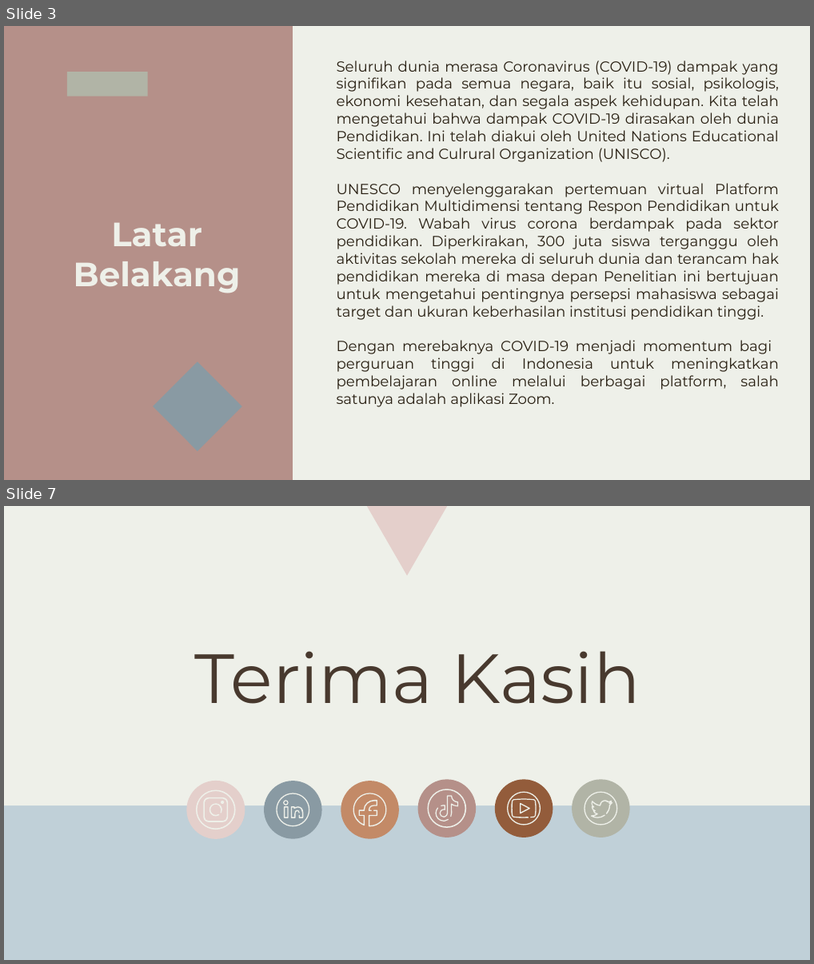
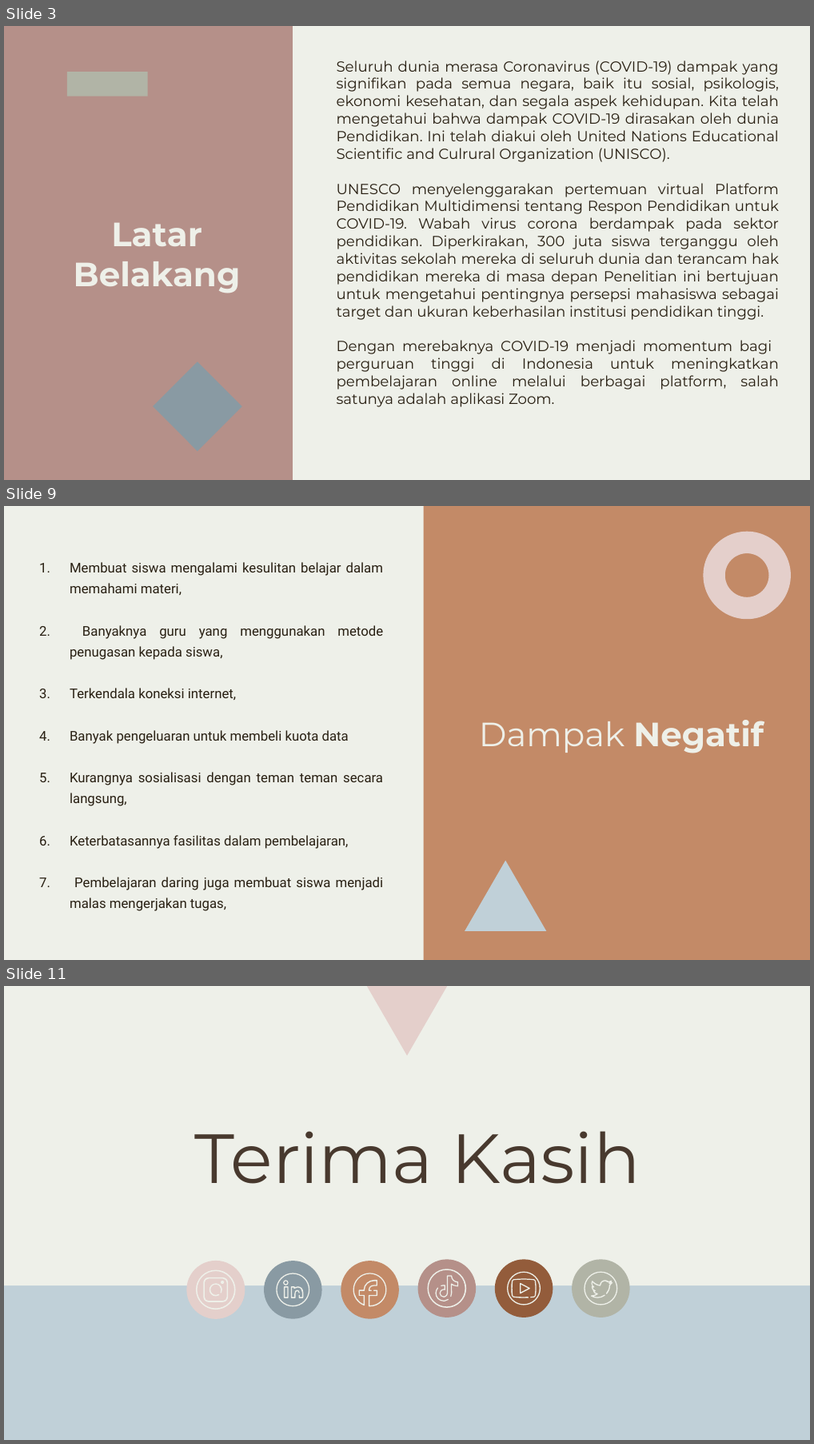
Before and after one commit to Malja321999/-Tugas-1-Kelompok-3-Komputer-masyarakat, a slide deck: [Tugas 3] KELOMPOK 3-Faktor Pertemuan Cloud Zoom Adopsi Teknologi di Pandemi COVID-19.pptx. Shown one above the other, each under a label of ours: slides 3 and 7 before the commit, slides 3, 9 and 11 after it; the slides between them are not shown. The pictures are 814x964 and 814x1444 pixels, drawn with LibreOffice and Linux fonts; fonts in the diff are those of the drawing. Boxes give left, top, right and bottom in pixels: in the first picture for what was removed or moved away, otherwise in the second. Text is boxed around its words. In the diff, an @@ line names an element or a change of style, - is before the commit and + after.

```diff
--- a/[Tugas 3] KELOMPOK 3-Faktor Pertemuan Cloud Zoom Adopsi Teknologi di Pandemi COVID-19.pptx
+++ b/[Tugas 3] KELOMPOK 3-Faktor Pertemuan Cloud Zoom Adopsi Teknologi di Pandemi COVID-19.pptx
@@ slide 9 added at [4, 506, 810, 960], background #C38A67 @@
@@ rectangle added at [4, 506, 423, 959], fill #EEF0E9 @@
@@ donut added at [703, 531, 791, 619], fill #E4CFCB @@
@@ subtitle added at [70, 562, 384, 911], 12 pt, text #281F12 @@
+1. Membuat siswa mengalami kesulitan belajar dalam memahami materi,
+2. Banyaknya guru yang menggunakan metode penugasan kepada siswa,
+3. Terkendala koneksi internet,
+4. Banyak pengeluaran untuk membeli kuota data
+5. Kurangnya sosialisasi dengan teman teman secara langsung,
+6. Keterbatasannya fasilitas dalam pembelajaran,
+7. Pembelajaran daring juga membuat siswa menjadi malas mengerjakan tugas,
@@ title added at [479, 720, 764, 753], 30 pt, text #EEF0E9, bold @@
+Dampak Negatif
@@ triangle added at [466, 860, 546, 931], fill #C0D0D8 @@
@@ what was slide 7 is now slide 11 @@
```
Also in this commit, not shown: 4 slides changed, 3 other slides added.
